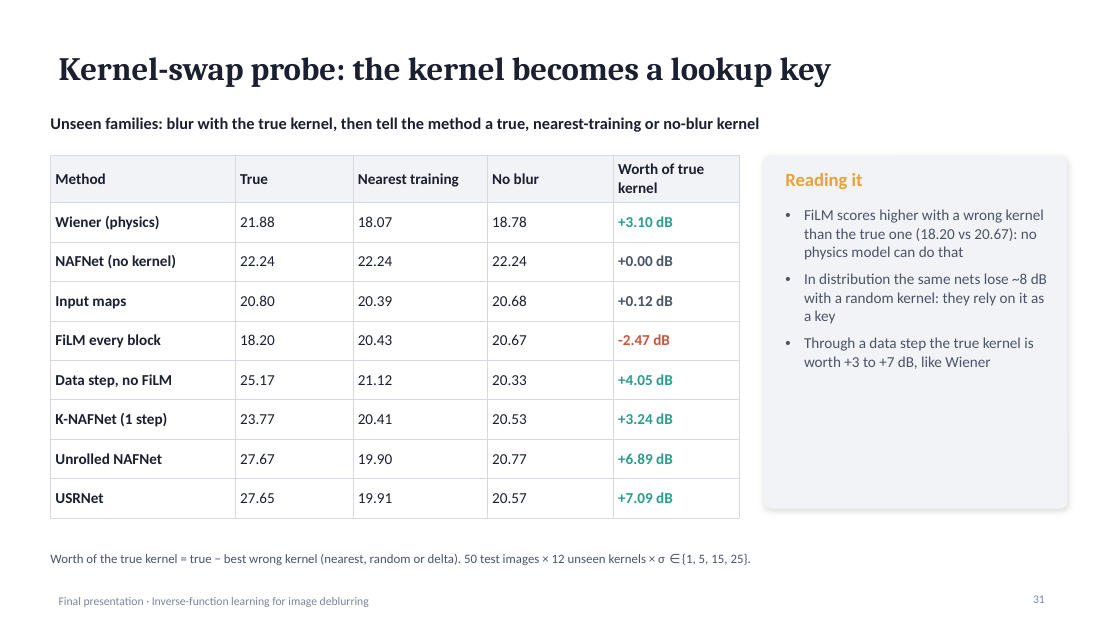
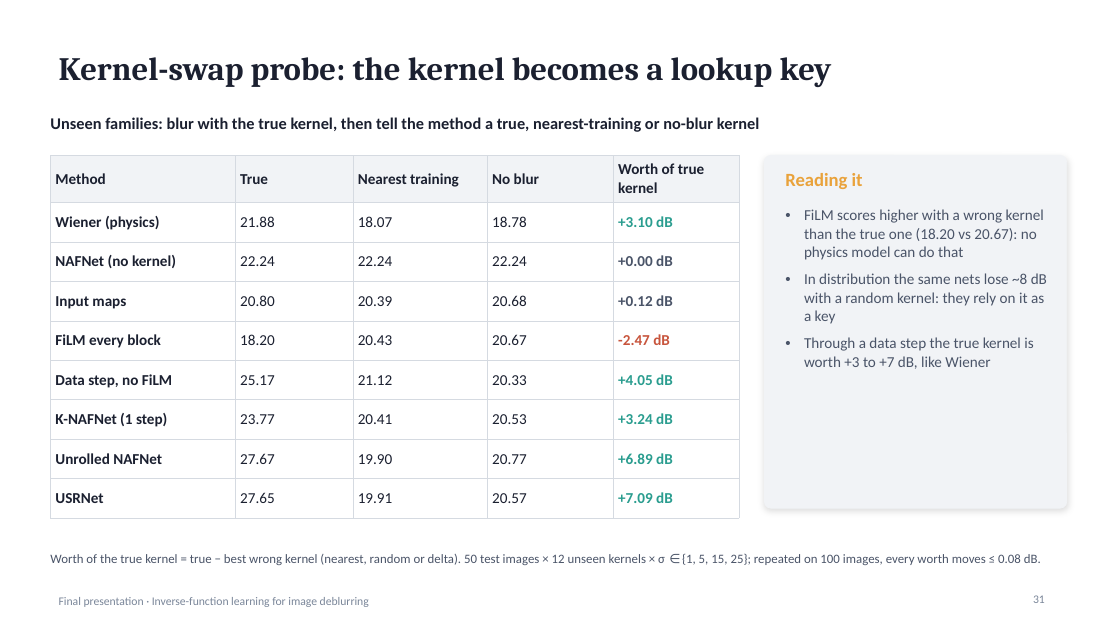
Before and after one commit to suryamanoj4/Inverse-Deblur, a slide deck: slide 31 of report/final_presentation.pptx. Drawn at 1120x630 pixels with LibreOffice and Linux fonts; fonts in the diff are those of the drawing. Boxes give left, top, right and bottom in pixels: in the first picture for what was removed or moved away, otherwise in the second. Text is boxed around its words. In the diff, an @@ line names an element or a change of style, - is before the commit and + after.

```diff
--- a/report/final_presentation.pptx
+++ b/report/final_presentation.pptx
@@ text at <box>50,554,1041,565</box>: text changed @@
-Worth of the true kernel = true − best wrong kernel (nearest, random or delta). 50 test images × 12 unseen kernels × σ ∈ {1, 5, 15, 25}.
+Worth of the true kernel = true − best wrong kernel (nearest, random or delta). 50 test images × 12 unseen kernels × σ ∈ {1, 5, 15, 25}; repeated on 100 images, every worth moves ≤ 0.08 dB.
```
Also in this commit, not shown: 6 other slides changed, 16 other files.
